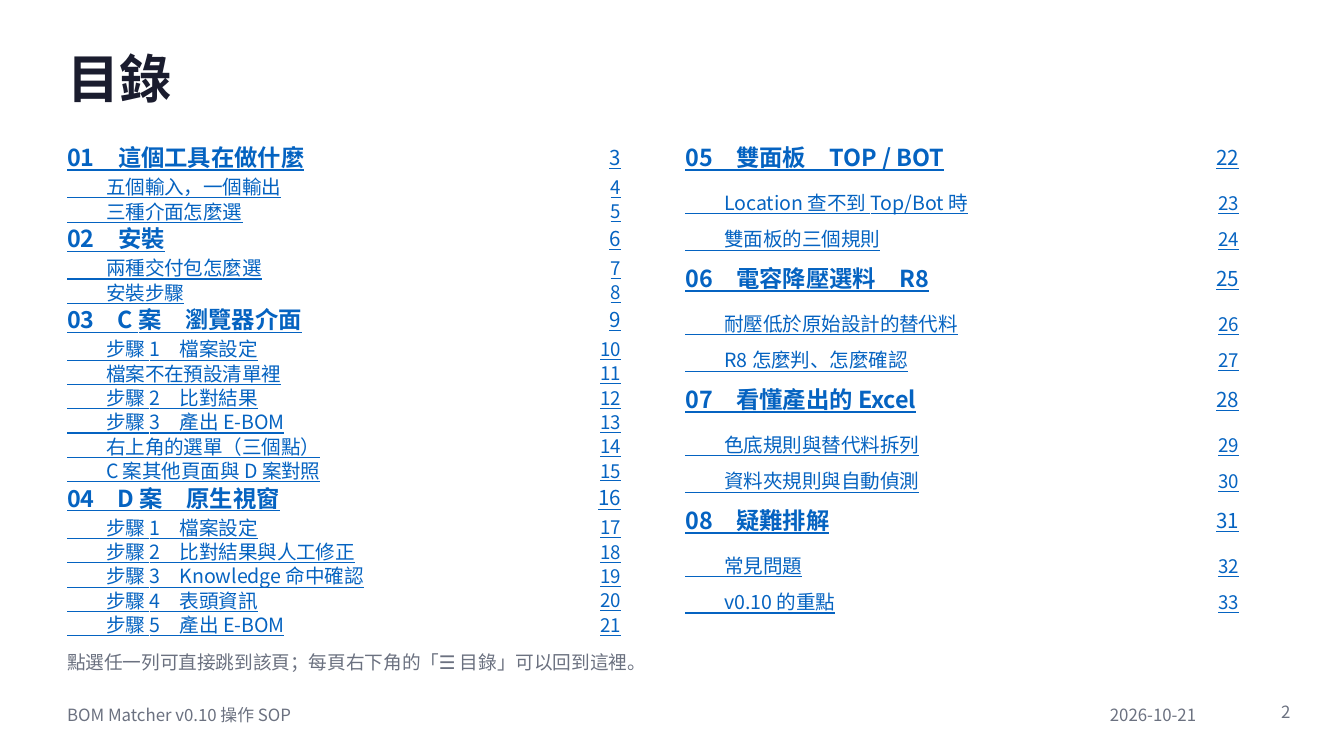
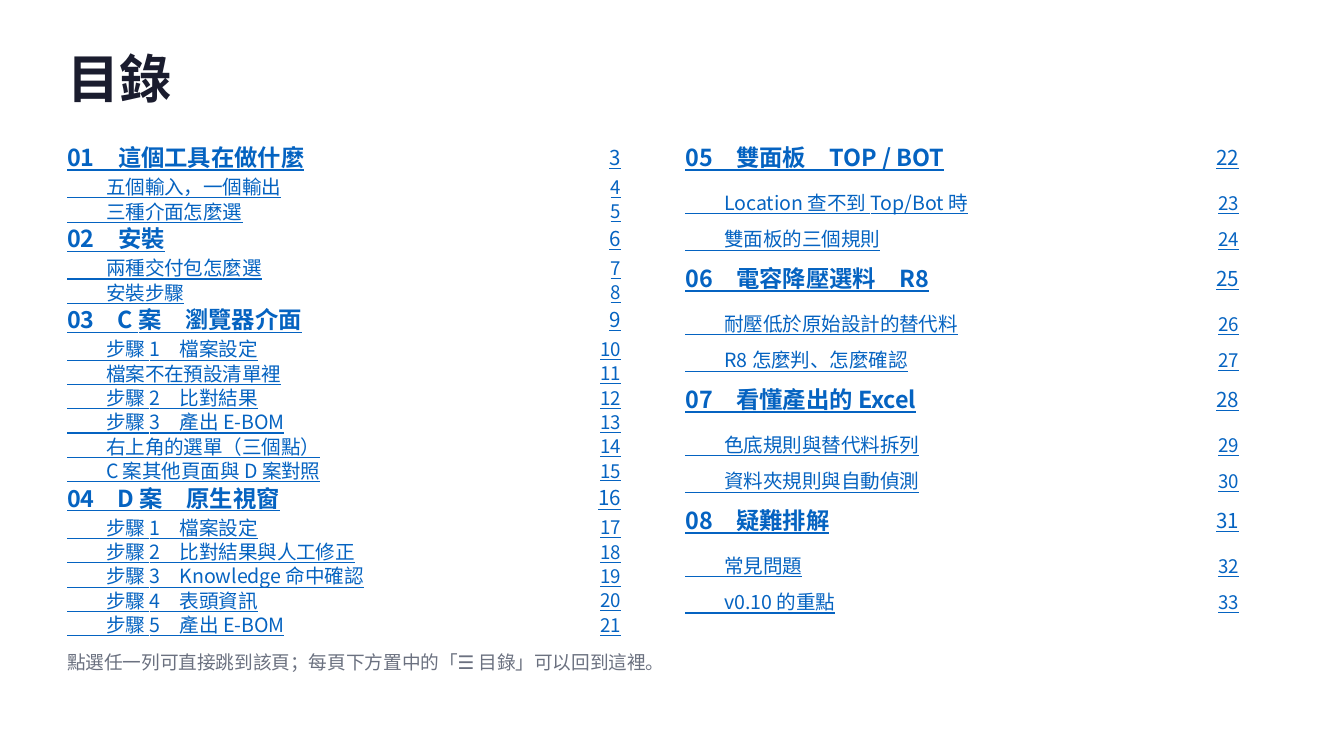
Before and after one commit to jenhochen/AI_BOM, a slide deck: slide 2 of docs/BOM_Matcher_v0.10_操作SOP.pptx. Drawn at 1344x756 pixels with LibreOffice and Linux fonts; fonts in the diff are those of the drawing. Boxes give left, top, right and bottom in pixels: in the first picture for what was removed or moved away, otherwise in the second. Text is boxed around its words. In the diff, an @@ line names an element or a change of style, - is before the commit and + after.

```diff
--- a/docs/BOM_Matcher_v0.10_操作SOP.pptx
+++ b/docs/BOM_Matcher_v0.10_操作SOP.pptx
@@ text at (67,653,665,672): text changed @@
-點選任一列可直接跳到該頁；每頁右下角的「☰ 目錄」可以回到這裡。
+點選任一列可直接跳到該頁；每頁下方置中的「☰ 目錄」可以回到這裡。
@@ text removed at (67,707,291,723) @@
-BOM Matcher v0.10 操作 SOP
@@ text removed at (1110,708,1196,721) @@
-2026-10-21
@@ page number removed at (1281,705,1290,718) @@
-2
```
Also in this commit, not shown: 23 other slides changed, 4 other files.
